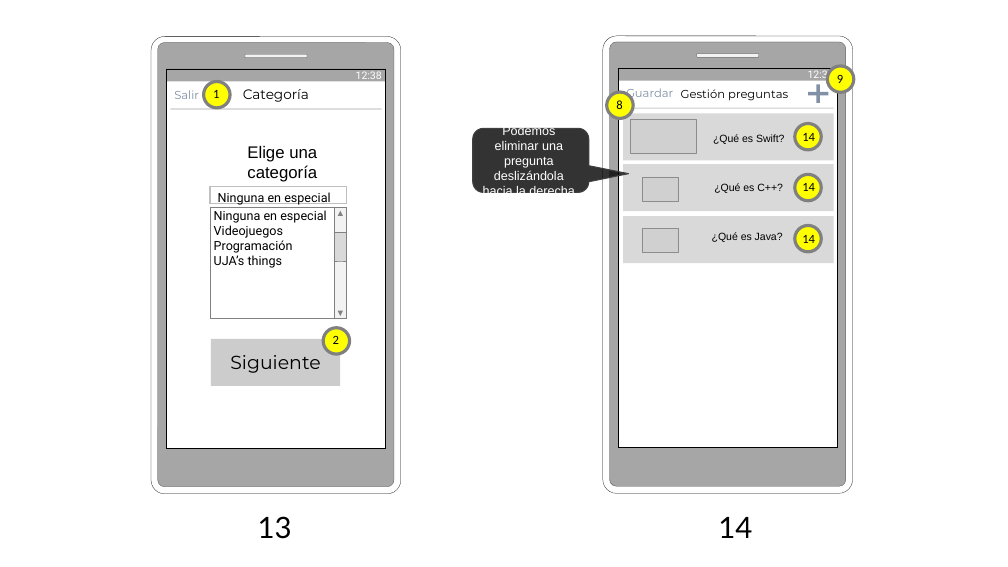
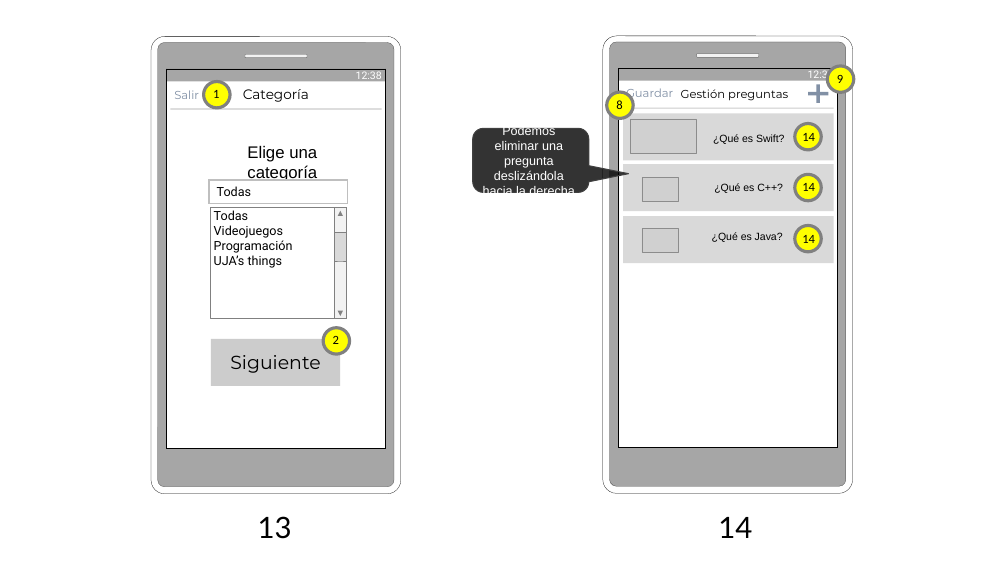
Before and after one commit to AlfonsoLRz/Quiz, a slide deck: slide 8 of doc/Storyboard.pptx. Drawn at 1008x567 pixels with LibreOffice and Linux fonts; fonts in the diff are those of the drawing; grey boxes stand for pictures. Boxes give left, top, right and bottom in pixels: in the first picture for what was removed or moved away, otherwise in the second. Text is boxed around its words. In the diff, an @@ line names an element or a change of style, - is before the commit and + after.

```diff
--- a/doc/Storyboard.pptx
+++ b/doc/Storyboard.pptx
@@ rectangle "Todas": place and size @@
-rectangle "Todas" at [210, 187, 346, 204]
+rectangle "Todas" at [209, 180, 348, 203]
@@ text in rectangle at [217, 186, 251, 196]: text changed @@
-Ninguna en especial
+Todas
@@ text at [214, 210, 248, 220]: text changed @@
-Ninguna en especial
+Todas
```
Also in this commit, not shown: 6 other slides changed, 3 other files.
